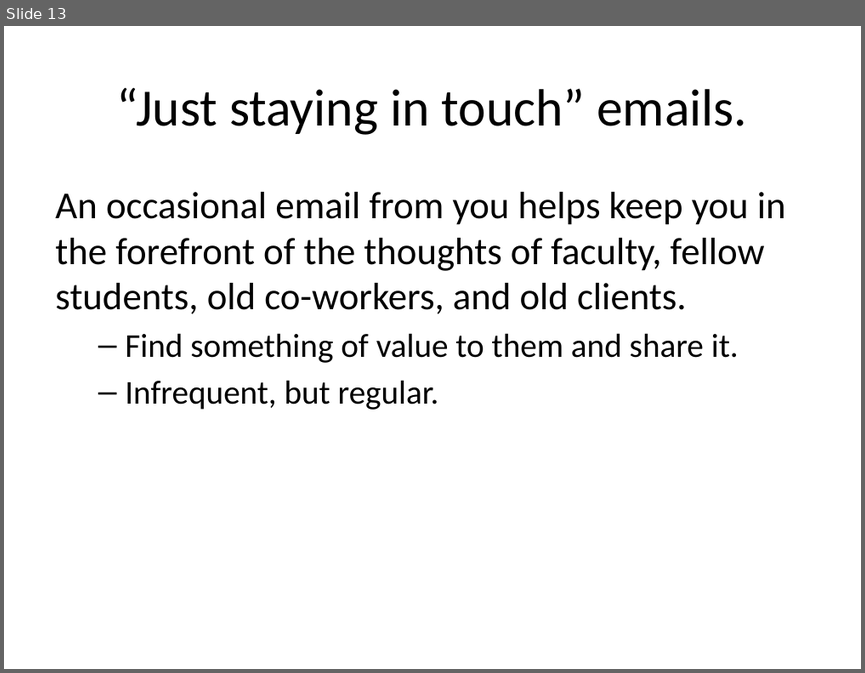
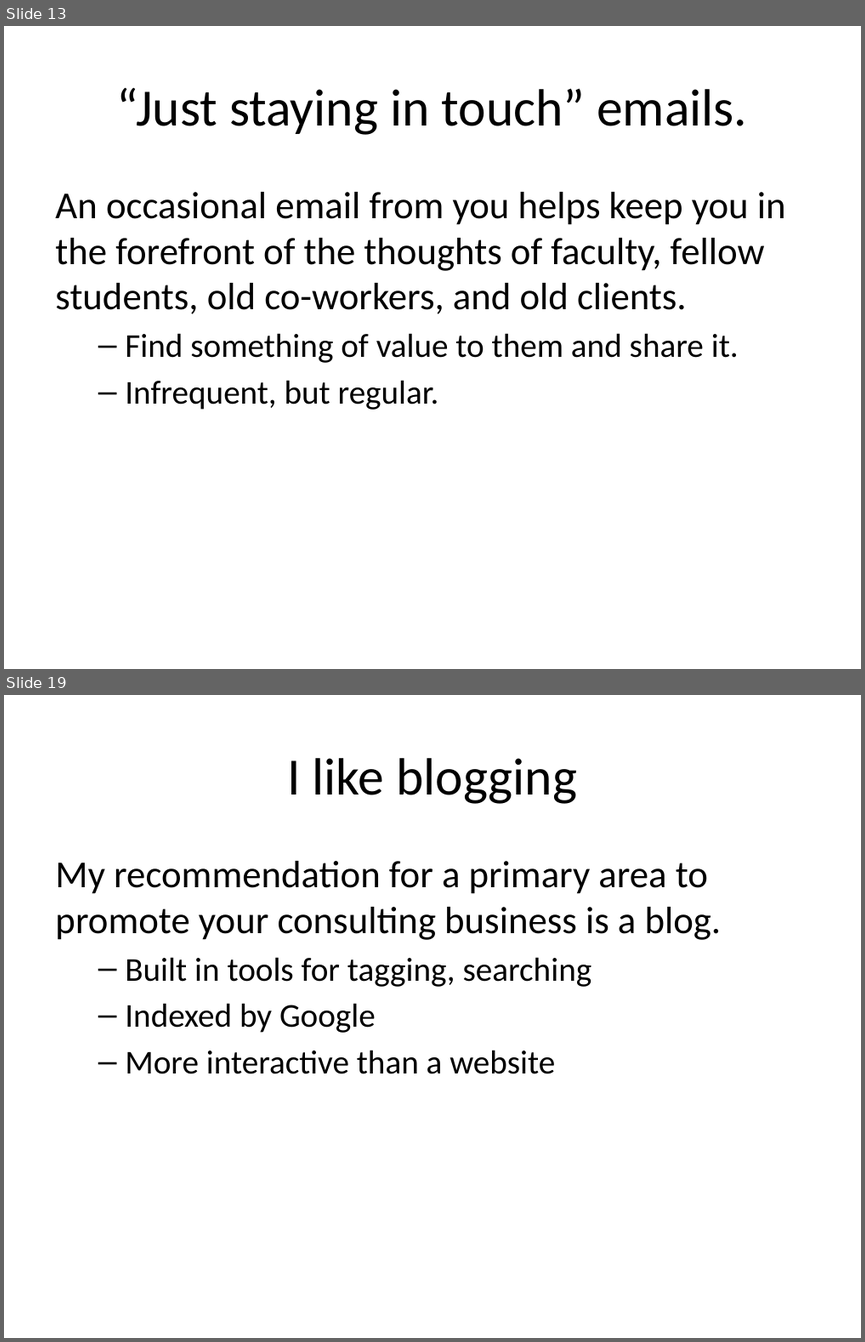
Before and after one commit to pmean/finding-customers, a slide deck: finding-customers.pptx. Shown one above the other, each under a label of ours: slide 13 before the commit, slides 13 and 19 after it; the slides between them are not shown. The pictures are 865x673 and 865x1342 pixels, drawn with LibreOffice and Linux fonts; fonts in the diff are those of the drawing. Boxes give left, top, right and bottom in pixels: in the first picture for what was removed or moved away, otherwise in the second. Text is boxed around its words. In the diff, an @@ line names an element or a change of style, - is before the commit and + after.

Commit message:
Differentiated static and interactive.

```diff
--- a/finding-customers.pptx
+++ b/finding-customers.pptx
@@ slide 19 added at (4,695,861,1338), background #FFFFFF @@
@@ title added at (287,758,577,804), 44 pt, text #000000 @@
+I like blogging
@@ text added at (55,861,721,1074), 28 pt, text #000000 @@
+My recommendation for a primary area to promote your consulting business is a blog.
+  – Built in tools for tagging, searching
+  – Indexed by Google
+  – More interactive than a website
```
Also in this commit, not shown: 4 slides changed, 5 other slides added, 1 other file.
